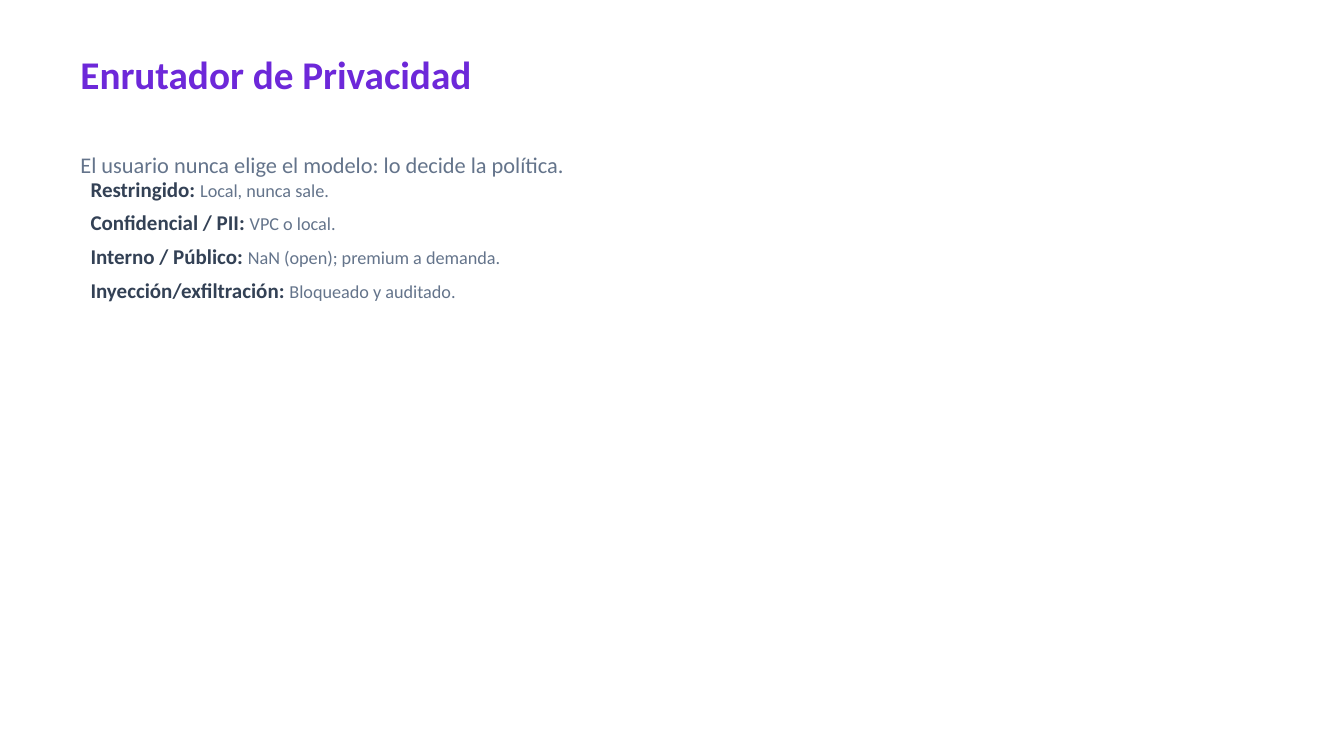
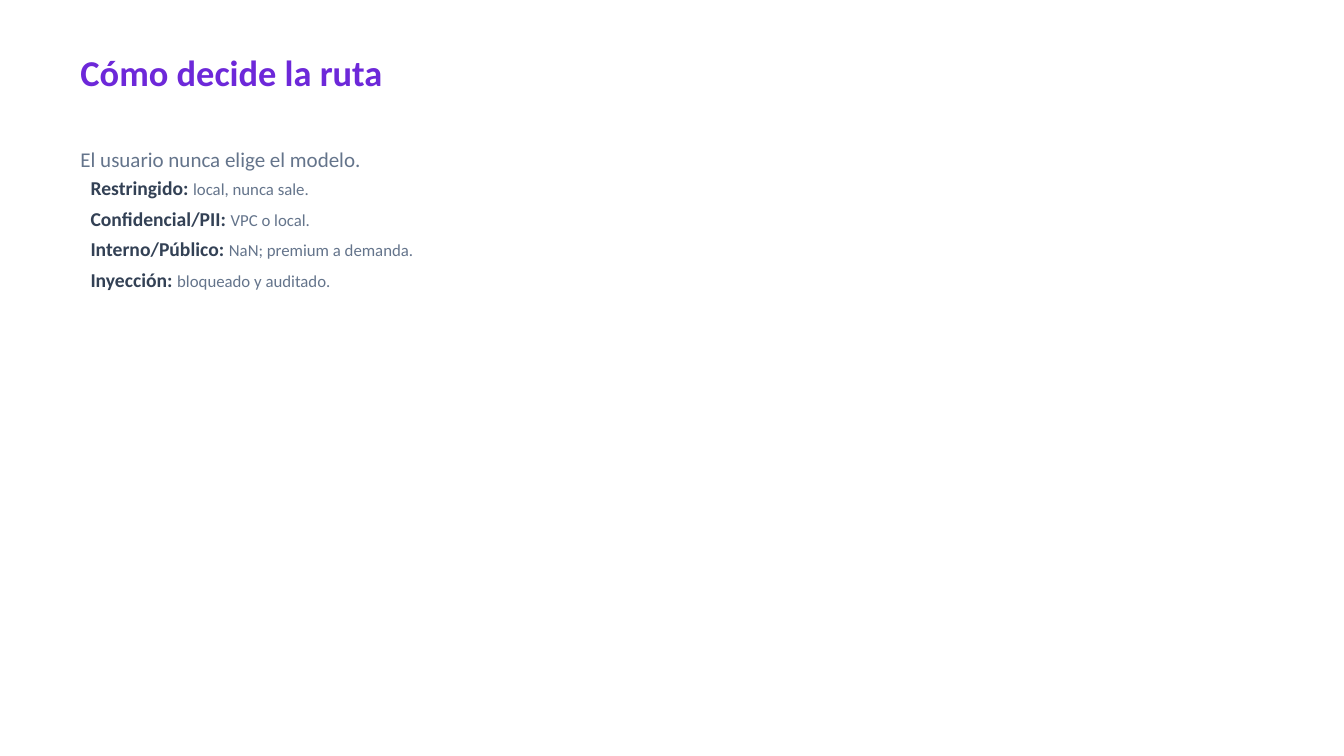
Before and after one commit to angeljba1480-AB/S4Bdashboard, a slide deck: slide 3 of docs/generados/MaestroAI-Presentacion.pptx (slide 5 before the commit). Drawn at 1344x756 pixels with LibreOffice and Linux fonts; fonts in the diff are those of the drawing. Boxes give left, top, right and bottom in pixels: in the first picture for what was removed or moved away, otherwise in the second. Text is boxed around its words. In the diff, an @@ line names an element or a change of style, - is before the commit and + after.

```diff
--- a/docs/generados/MaestroAI-Presentacion.pptx
+++ b/docs/generados/MaestroAI-Presentacion.pptx
@@ text at (x1=80, y1=60, x2=383, y2=87): text changed; size 28 to 26 pt @@
-Enrutador de Privacidad
+Cómo decide la ruta
@@ text at (x1=80, y1=152, x2=360, y2=171): text changed; size 16 to 15 pt @@
-El usuario nunca elige el modelo: lo decide la política.
+El usuario nunca elige el modelo.
@@ text at (x1=91, y1=181, x2=413, y2=290): text changed; size 13 to 12 pt @@
-Restringido: Local, nunca sale.
-Confidencial / PII: VPC o local.
-Interno / Público: NaN (open); premium a demanda.
-Inyección/exfiltración: Bloqueado y auditado.
+Restringido: local, nunca sale.
+Confidencial/PII: VPC o local.
+Interno/Público: NaN; premium a demanda.
+Inyección: bloqueado y auditado.
```
Also in this commit, not shown: 8 other slides changed, 13 slides added, 6 slides removed, 2 other files.
